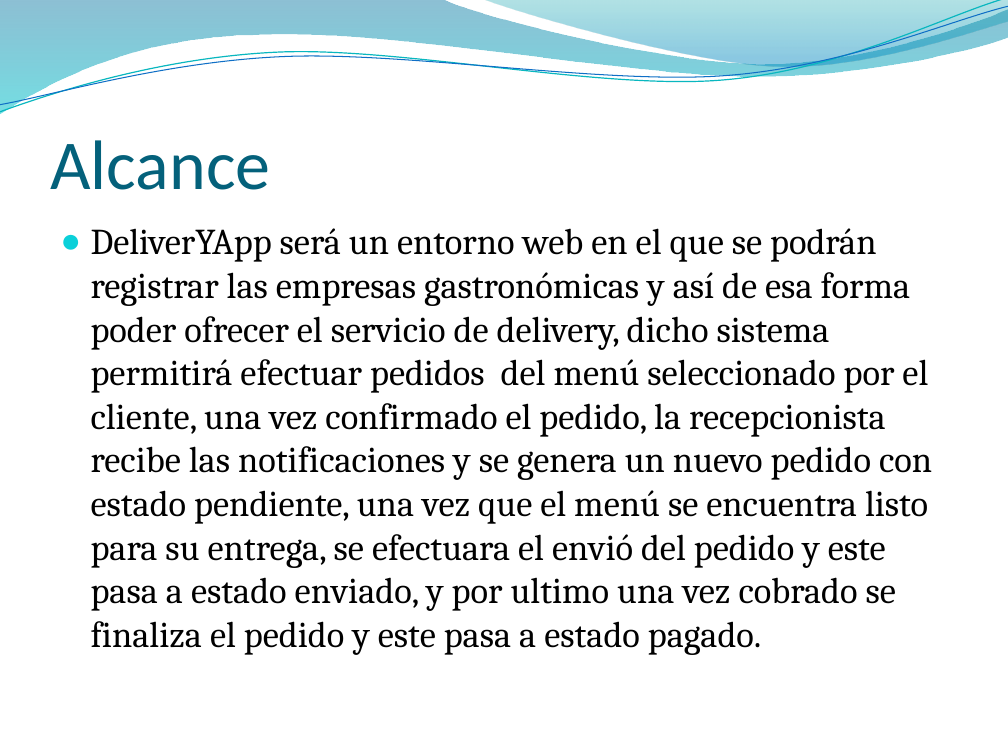
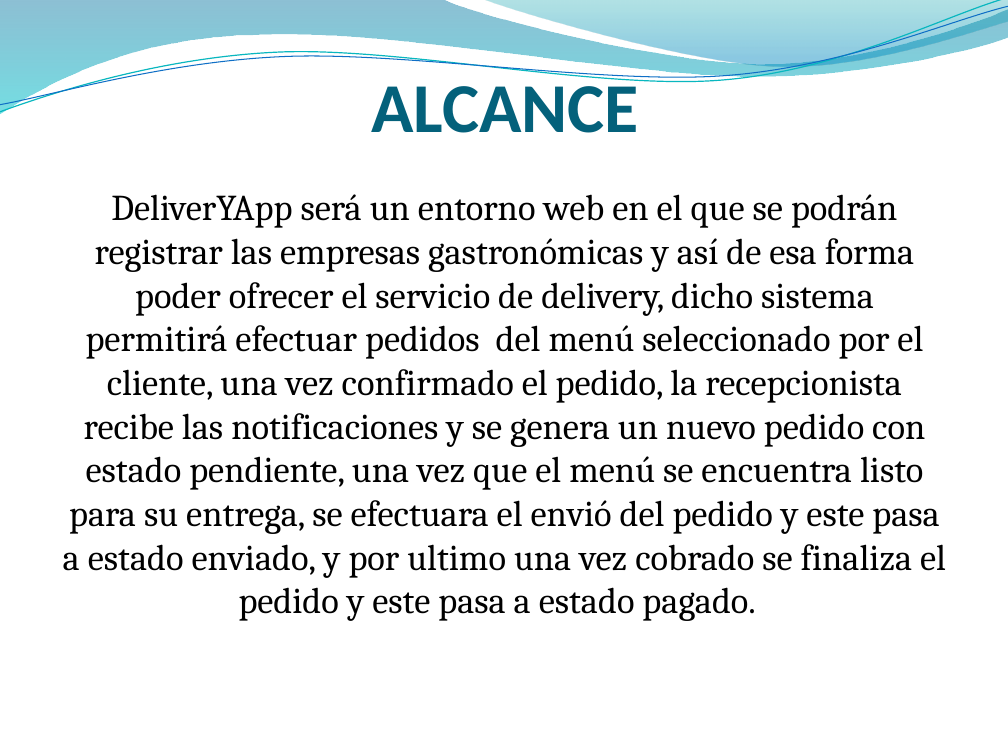
Before and after one commit to francben/proyectoDeliberyApp, a slide deck: slide 4 of Para Presentacion final.pptx. Drawn at 1008x756 pixels with LibreOffice and Linux fonts; fonts in the diff are those of the drawing; background and template pictures are left out. Boxes give left, top, right and bottom in pixels: in the first picture for what was removed or moved away, otherwise in the second. Text is boxed around its words. In the diff, an @@ line names an element or a change of style, - is before the commit and + after.

```diff
--- a/Para Presentacion final.pptx
+++ b/Para Presentacion final.pptx
@@ title at (371, 74, 639, 133): text changed; bold on @@
-Alcance
+ALCANCE
@@ text "DeliverYApp será un entorno web ...": place and size @@
-text "DeliverYApp será un entorno web ..." at (91, 228, 932, 655)
+text "DeliverYApp será un entorno web ..." at (63, 194, 946, 621)
@@ text "DeliverYApp será un entorno web ..." at (63, 194, 946, 621): alignment left to centre; bullet ● to none @@
```
Also in this commit, not shown: 20 other slides changed, 13 slides added, 13 slides removed.
